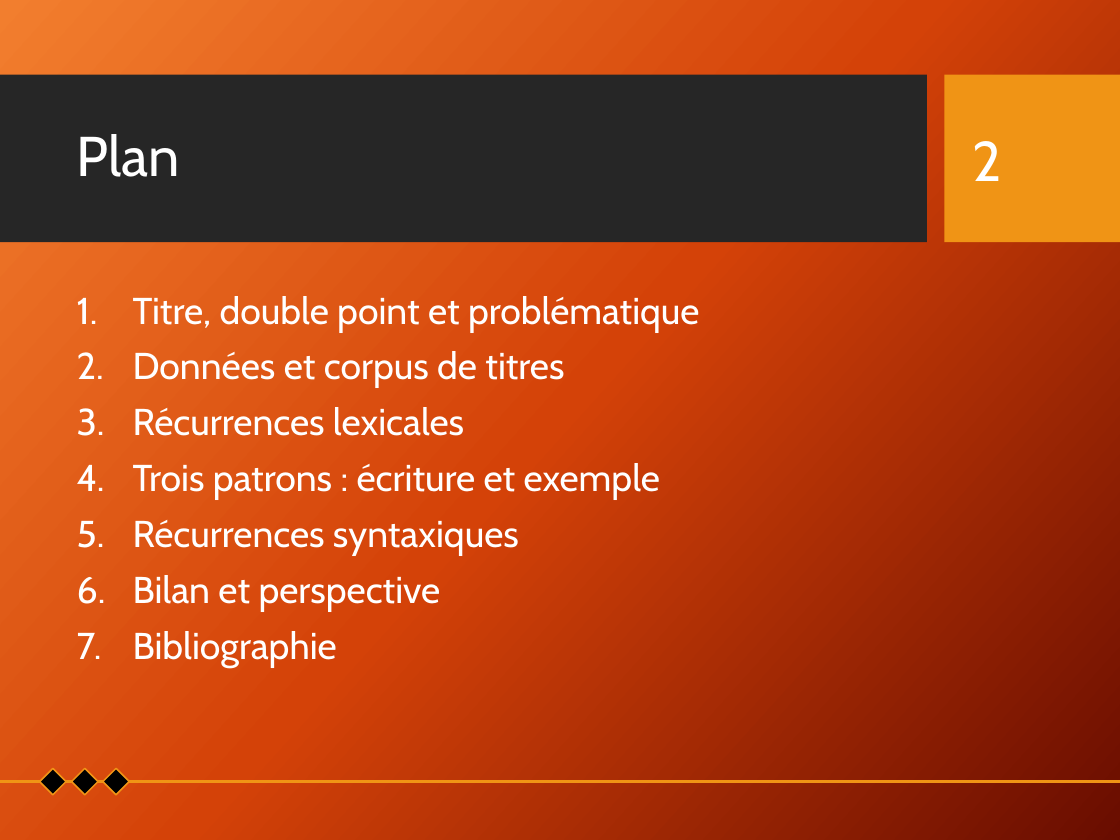
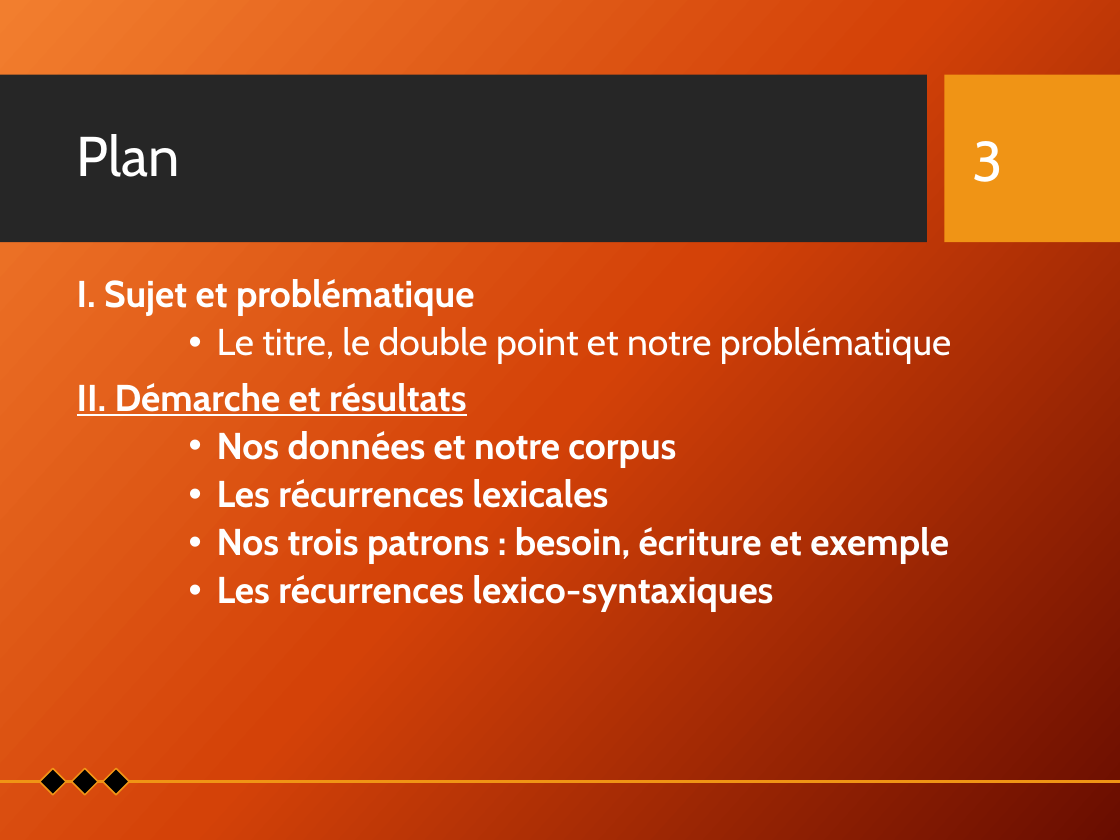
Before and after one commit to Xitog/tal, a slide deck: slide 3 of dossiers/Final - Présentation Projet de recherche.pptx (slide 2 before the commit). Drawn at 1120x840 pixels with LibreOffice and Linux fonts; fonts in the diff are those of the drawing; background and template pictures are left out. Boxes give left, top, right and bottom in pixels: in the first picture for what was removed or moved away, otherwise in the second. Text is boxed around its words. In the diff, an @@ line names an element or a change of style, - is before the commit and + after.

```diff
--- a/dossiers/Final - Présentation Projet de recherche.pptx
+++ b/dossiers/Final - Présentation Projet de recherche.pptx
@@ page number at bbox=[973, 141, 1004, 182]: text changed @@
-2
+3
@@ text at bbox=[77, 279, 951, 612]: text changed; bold on @@
-1. Titre, double point et problématique
-2. Données et corpus de titres
-3. Récurrences lexicales
-4. Trois patrons : écriture et exemple
-5. Récurrences syntaxiques
-6. Bilan et perspective
-7. Bibliographie
+I. Sujet et problématique
+    • Le titre, le double point et notre problématique
+II. Démarche et résultats
+    • Nos données et notre corpus
+    • Les récurrences lexicales
+    • Nos trois patrons : besoin, écriture et exemple
+    • Les récurrences lexico-syntaxiques
```
Also in this commit, not shown: 27 other slides changed, 11 slides added, 2 other files.
